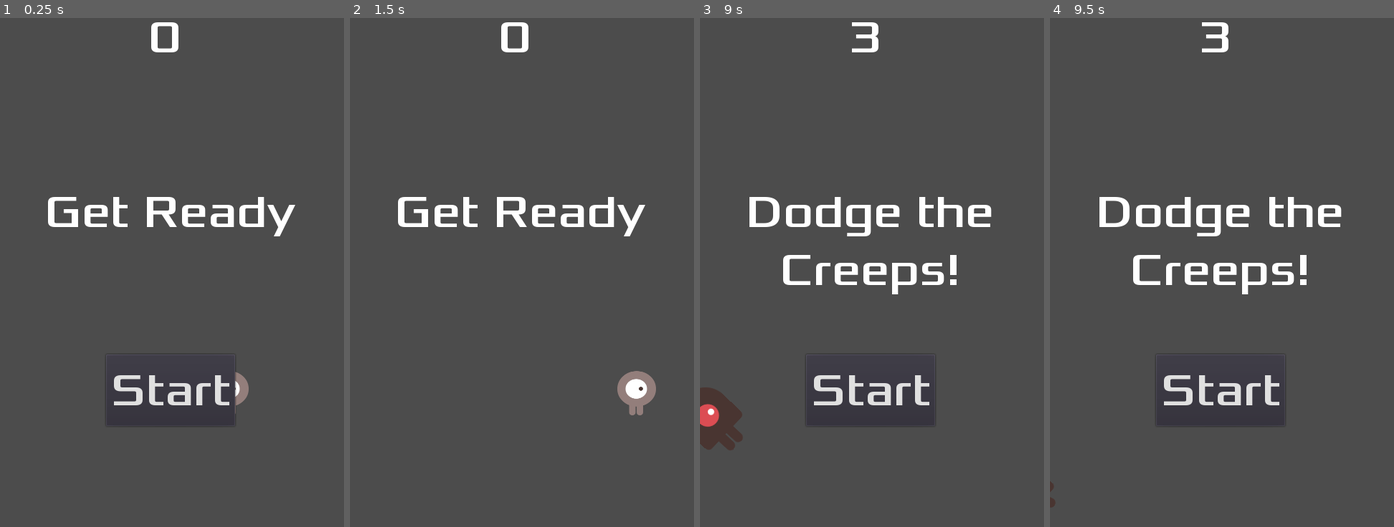
Above: before the commit, frames 1-4 (left to right).
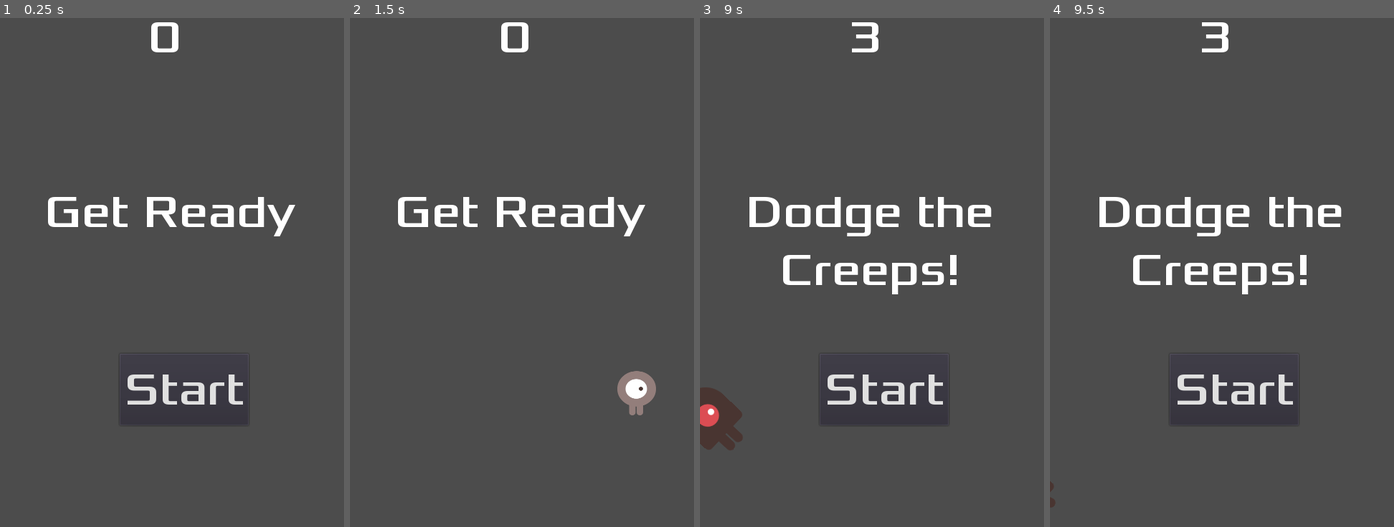
Above: after the commit, the same moments.

Repository: Joeldark15/Dodge-the-Creeps
Game: Godot game, scene res://Main.tscn
The game is run twice, just before and just after one commit, with the same random seed, the same clock (stepped at 60 frames per second) and the same inputs.
Inputs:
- Up to frame 1 (0.25 s): no input
- Up to frame 2 (1.5 s): click "Start" at 0.5 s; tap Enter at 1.25 s; hold D (move_right) from 1.28 s (still down)
- Up to frame 3 (9 s): release D (move_right) at 2.03 s; hold S (move_down) 2.03-2.78 s; hold D (move_right) 2.78-3.53 s; hold W (move_up) 3.53-4.28 s; hold A (move_left) 4.28-5.78 s; hold S (move_down) 5.78-6.53 s; hold D (move_right) 6.53-7.28 s; hold W (move_up) 7.28-8.03 s; hold D (move_right) 8.03-8.78 s; hold S (move_down) from 8.78 s (still down)
- Up to frame 4 (9.5 s): keep holding S (move_down)

The runs differ from the first frame. In frame 1, 1.3% of the frame differs, in the area x 32-73%, y 65-81%; in frame 2, nothing differs; in frame 3, 1.1%; in frame 4, 1.1%.

Commit message:
Joc jugable V2
Joc jugable V2

Diff:
--- a/HUD.tscn
+++ b/HUD.tscn
@@ -29,10 +29,10 @@
 align = 1
 
 [node name="StartButton" type="Button" parent="."]
-margin_left = 148.0
-margin_top = 479.0
-margin_right = 328.0
-margin_bottom = 579.0
+margin_left = 167.0
+margin_top = 478.0
+margin_right = 347.0
+margin_bottom = 578.0
 custom_fonts/font = SubResource( 1 )
 text = "Start"
 
--- a/Main.gd
+++ b/Main.gd
@@ -17,6 +17,7 @@
 	$HUD.show_message("Get Ready")
 	$Player.start($StartPosition.position)
 	$StartTimer.start()
+	get_tree().call_group("mobs", "queue_free")
 
 
 func _on_ScoreTimer_timeout():
--- a/Mob.tscn
+++ b/Mob.tscn
@@ -29,7 +29,7 @@
 [sub_resource type="CapsuleShape2D" id=2]
 radius = 47.0
 
-[node name="Mob" type="RigidBody2D"]
+[node name="Mob" type="RigidBody2D" groups=["mobs"]]
 collision_mask = 0
 script = ExtResource( 7 )
 
